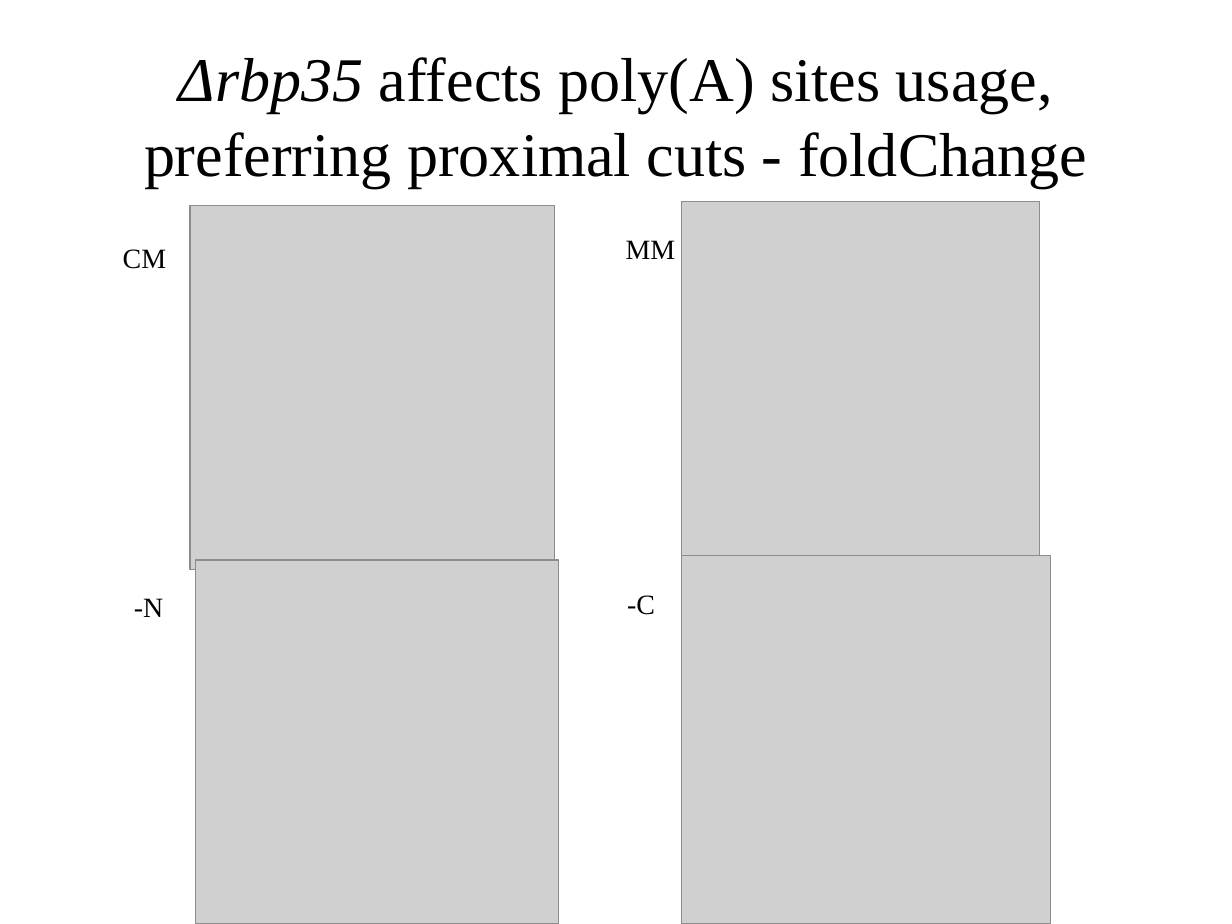
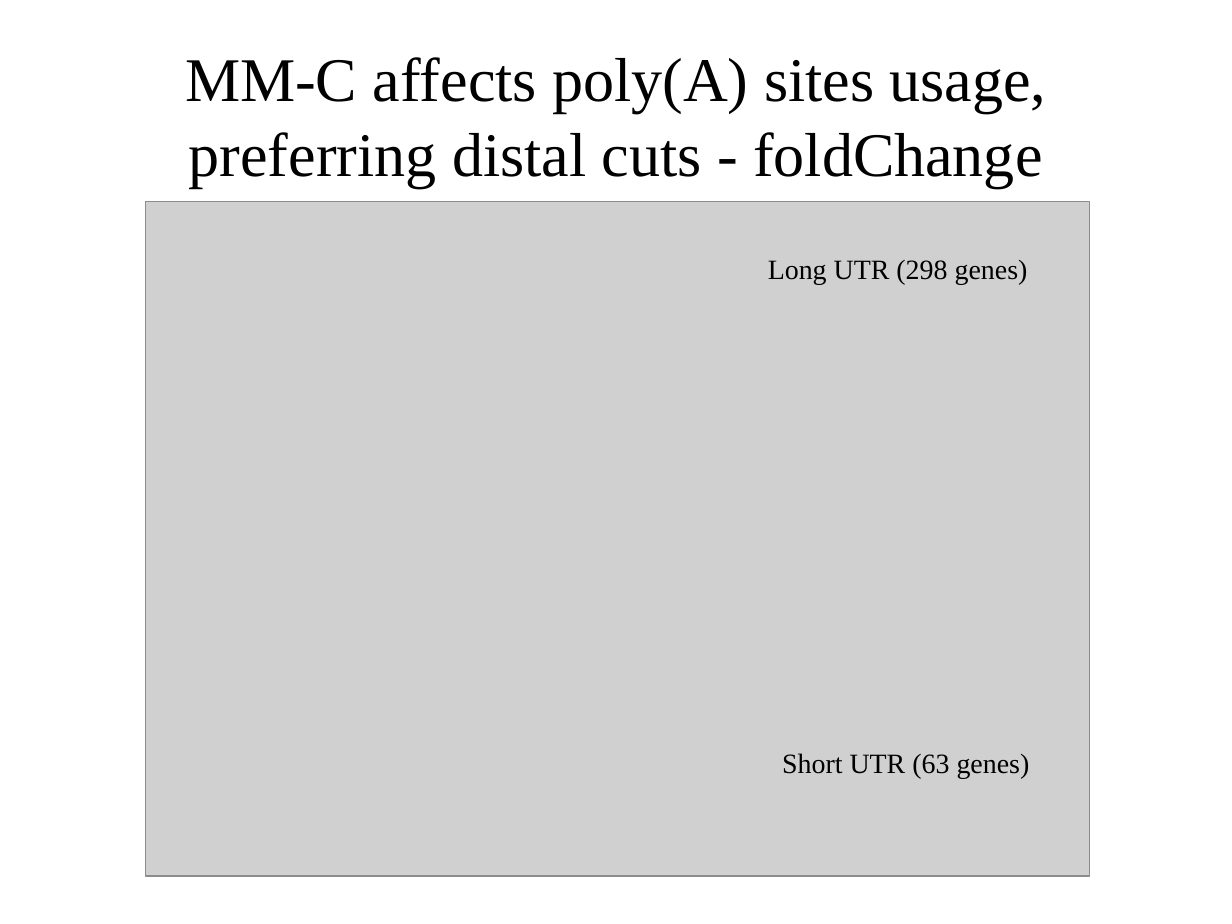
Before and after one commit to wilkinsonlab/m-oryzae-polya, a slide deck: slide 32 of doc/oryzae_presentation.odp (slide 46 before the commit). Drawn at 1232x924 pixels with LibreOffice and Linux fonts; fonts in the diff are those of the drawing; grey boxes stand for pictures. Boxes give left, top, right and bottom in pixels: in the first picture for what was removed or moved away, otherwise in the second. Text is boxed around its words. In the diff, an @@ line names an element or a change of style, - is before the commit and + after.

```diff
--- a/doc/oryzae_presentation.odp
+++ b/doc/oryzae_presentation.odp
@@ title at [185, 57, 1047, 188]: text changed @@
-Δrbp35 affects poly(A) sites usage, preferring proximal cuts - foldChange
+MM-C affects poly(A) sites usage, preferring distal cuts - foldChange
@@ picture: place and size @@
-picture at [190, 206, 555, 570]
+picture at [145, 201, 1090, 876]
@@ picture removed at [682, 201, 1040, 559] @@
@@ text removed at [123, 249, 166, 269] @@
-CM
@@ text removed at [626, 240, 676, 259] @@
-MM
@@ text added at [768, 260, 1028, 284], 18 pt, text #000000 @@
+Long UTR (298 genes)
@@ picture removed at [196, 560, 559, 923] @@
@@ picture removed at [682, 556, 1051, 924] @@
@@ text removed at [134, 598, 163, 617] @@
--N
@@ text removed at [627, 595, 655, 615] @@
--C
@@ text added at [782, 753, 1030, 779], 18 pt, text #000000 @@
+Short UTR (63 genes)
```
Also in this commit, not shown: 11 other slides changed, 1 slide added, 2 slides removed, 6 other files.
